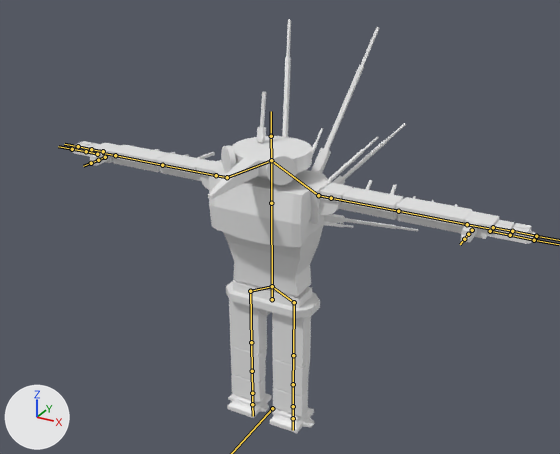
The FBX model Assets/3D Source Files/Animations/Witch_StanceV0_00.fbx as it was, and as the next commit left it.
One viewpoint serves both versions: a camera (50 mm lens) standing at (127.6, -225.8, 194.2) and looking at (-1.3, 8.6, 77.0). The axes (+X, +Y, +Z) are drawn at lower left. The lights are the same throughout. The bones that bend it are drawn over the model as lines.

In view in the first picture: 'Witch'.
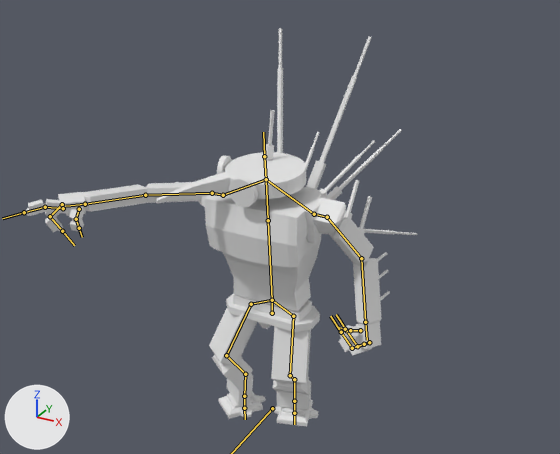
Commit message: fixed Witch_StanceV00 to properly convey animation

The newer file adds an action. The first version stands in its rest pose; the second is drawn at frame 1 of the action 'Armature|ArmatureAction'.

The edits, one by one:
Bone 'Pelvis' (bone_pelvis) moves from (0.0, 0.0, 0.0) to (0.0, -5.8, 0.0).
Bone 'Chassis' (bone_chassis) turns from (0, 0, 0) to (5, 0, 0) degrees about its own x, y and z.
Bone 'Head' (bone_head) turns from (0, 0, 0) to (0, -40, 0) degrees about its own x, y and z.
Bone 'Shoulder.L' (bone_shoulder_l) turns from (0, 0, 0) to (0, 28, 0) degrees about its own x, y and z.
Bone 'UpperArm.L' (bone_upperarm_l) turns from (0, 0, 0) to (0, 0, -70) degrees about its own x, y and z.
Bone 'Forarm.L' (bone_forarm_l) turns from (0, 0, 0) to (48, 0, 0) degrees about its own x, y and z.
Bone 'Index1.L' (bone_index1_l) turns from (0, 0, 0) to (0, 0, -70) degrees about its own x, y and z.
Bone 'Index2.L' (bone_index2_l) turns from (0, 0, 0) to (0, 0, -70) degrees about its own x, y and z.
Bone 'Pinky1.L' (bone_pinky1_l) turns from (0, 0, 0) to (0, 0, -70) degrees about its own x, y and z.
Bone 'Pinky2.L' (bone_pinky2_l) turns from (0, 0, 0) to (0, 0, -70) degrees about its own x, y and z.
Bone 'Thumb.L' (bone_thumb_l) turns from (0, 0, 0) to (0, 0, -58) degrees about its own x, y and z.
Bone 'Thumb2.L' (bone_thumb2_l) turns from (0, 0, 0) to (0, 0, -58) degrees about its own x, y and z.
Bone 'Shoulder.R' (bone_shoulder_r) turns from (0, 0, 0) to (0, 15, 0) degrees about its own x, y and z.
Bone 'UpperArm.R' (bone_upperarm_r) turns from (0, 0, 0) to (7, 0, -30) degrees about its own x, y and z.
Bone 'Forarm.R' (bone_forarm_r) turns from (0, 0, 0) to (0, 0, -32) degrees about its own x, y and z.
Bone 'Hand.R' (bone_hand_r) turns from (0, 0, 0) to (0, -12, 14) degrees about its own x, y and z.
Bone 'Index1.R' (bone_index1_r) turns from (0, 0, 0) to (43, 0, 0) degrees about its own x, y and z.
Bone 'Index2.R' (bone_index2_r) turns from (0, 0, 0) to (78, 0, 0) degrees about its own x, y and z.
Bone 'Pinky1.R' (bone_pinky1_r) turns from (0, 0, 0) to (-13, 0, 0) degrees about its own x, y and z.
Bone 'Pinky2.R' (bone_pinky2_r) turns from (0, 0, 0) to (24, 0, 0) degrees about its own x, y and z.
Bone 'Thumb.R' (bone_thumb_r) turns from (0, 0, 0) to (26, 31, -46) degrees about its own x, y and z.
Bone 'Thumb2.R' (bone_thumb2_r) turns from (0, 0, 0) to (0, 0, -54) degrees about its own x, y and z.
Bone 'UpperLeg.L' (bone_upperleg_l) turns from (0, 0, 0) to (17, -18, 0) degrees about its own x, y and z.
Bone 'Shin.L' (bone_shin_l) turns from (0, 0, 0) to (-67, 0, 0) degrees about its own x, y and z.
Bone 'Digitigrade.L' (bone_digitigrade_l) turns from (0, 0, 0) to (48, 0, 0) degrees about its own x, y and z.
Bone 'UpperLeg.R' (bone_upperleg_r) turns from (0, 0, 0) to (28, 36, 0) degrees about its own x, y and z.
Bone 'Shin.R' (bone_shin_r) turns from (0, 0, 0) to (-64, 0, 0) degrees about its own x, y and z.
Bone 'Digitigrade.R' (bone_digitigrade_r) turns from (0, 0, 0) to (40, 0, 0) degrees about its own x, y and z.
Bone 'Foot.R' (bone_foot_r) turns from (0, 0, 0) to (-4, 0, 0) degrees about its own x, y and z.

Changed parts and their boxes [x1, y1, x2, y2] in the pictures (560 x 454 px):
'Witch', posed (16% narrower): before [72, 19, 535, 433]; after [26, 28, 417, 426]
bone 'Pelvis', root to tip: before (272, 299) to (272, 286); after (272, 313) to (272, 300)
bone 'Chassis', root to tip: before (272, 286) to (271, 203); after (272, 300) to (268, 220)
bone 'Head', root to tip: before (271, 160) to (271, 136); after (266, 179) to (264, 156)
bone 'Shoulder.L', root to tip: before (318, 195) to (331, 198); after (314, 214) to (327, 217)
bone 'UpperArm.L', root to tip: before (331, 198) to (398, 211); after (327, 217) to (361, 258)
bone 'Forarm.L', root to tip: before (398, 211) to (467, 224); after (361, 258) to (365, 322)
bone 'Index1.L', root to tip: before (493, 227) to (512, 231); after (369, 342) to (357, 346)
bone 'Index2.L', root to tip: before (512, 231) to (536, 236); after (357, 346) to (346, 330)
bone 'Pinky1.L', root to tip: before (490, 231) to (510, 235); after (364, 344) to (352, 348)
bone 'Pinky2.L', root to tip: before (510, 235) to (534, 240); after (352, 348) to (341, 332)
bone 'Thumb.L', root to tip: before (472, 230) to (468, 234); after (360, 330) to (350, 330)
bone 'Thumb2.L', root to tip: before (468, 234) to (464, 239); after (350, 330) to (345, 329)
bone 'Shoulder.R', root to tip: before (227, 177) to (216, 175); after (223, 195) to (212, 193)
bone 'UpperArm.R', root to tip: before (216, 175) to (162, 165); after (212, 193) to (145, 195)
bone 'Forarm.R', root to tip: before (162, 165) to (115, 155); after (145, 195) to (85, 204)
bone 'Hand.R', root to tip: before (115, 155) to (102, 153); after (85, 204) to (65, 206)
bone 'Index1.R', root to tip: before (103, 151) to (91, 149); after (62, 204) to (50, 216)
bone 'Index2.R', root to tip: before (91, 149) to (78, 146); after (50, 216) to (62, 231)
bone 'Pinky1.R', root to tip: before (97, 154) to (86, 151); after (63, 208) to (45, 207)
bone 'Pinky2.R', root to tip: before (86, 151) to (72, 149); after (45, 207) to (24, 212)
bone 'Thumb.R', root to tip: before (105, 157) to (98, 160); after (79, 209) to (76, 219)
bone 'Thumb2.R', root to tip: before (98, 160) to (91, 163); after (76, 219) to (79, 228)
bone 'UpperLeg.L', root to tip: before (294, 302) to (293, 355); after (293, 316) to (290, 375)
bone 'Shin.L', root to tip: before (293, 355) to (293, 384); after (290, 375) to (294, 379)
bone 'Digitigrade.L', root to tip: before (293, 384) to (293, 406); after (294, 379) to (294, 401)
bone 'UpperLeg.R', root to tip: before (250, 291) to (251, 342); after (251, 304) to (226, 355)
bone 'Shin.R', root to tip: before (251, 342) to (252, 371); after (226, 355) to (245, 374)
bone 'Digitigrade.R', root to tip: before (252, 371) to (252, 393); after (245, 374) to (244, 396)
bone 'Foot.R', root to tip: before (252, 393) to (252, 404); after (244, 396) to (244, 408)
